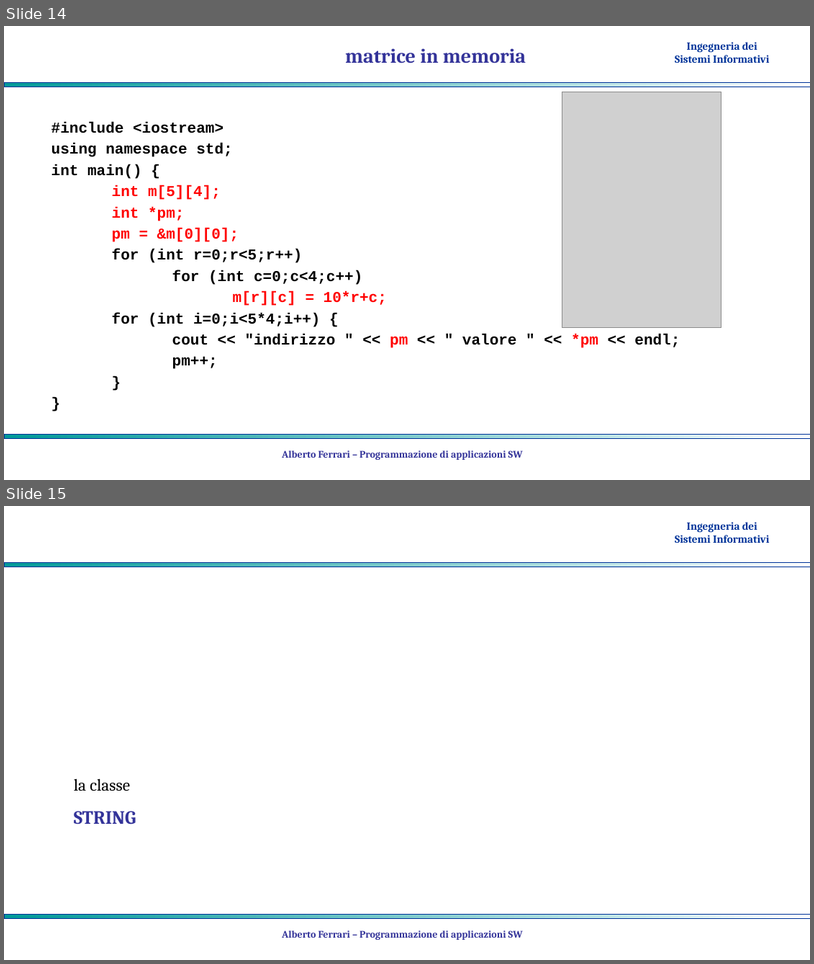
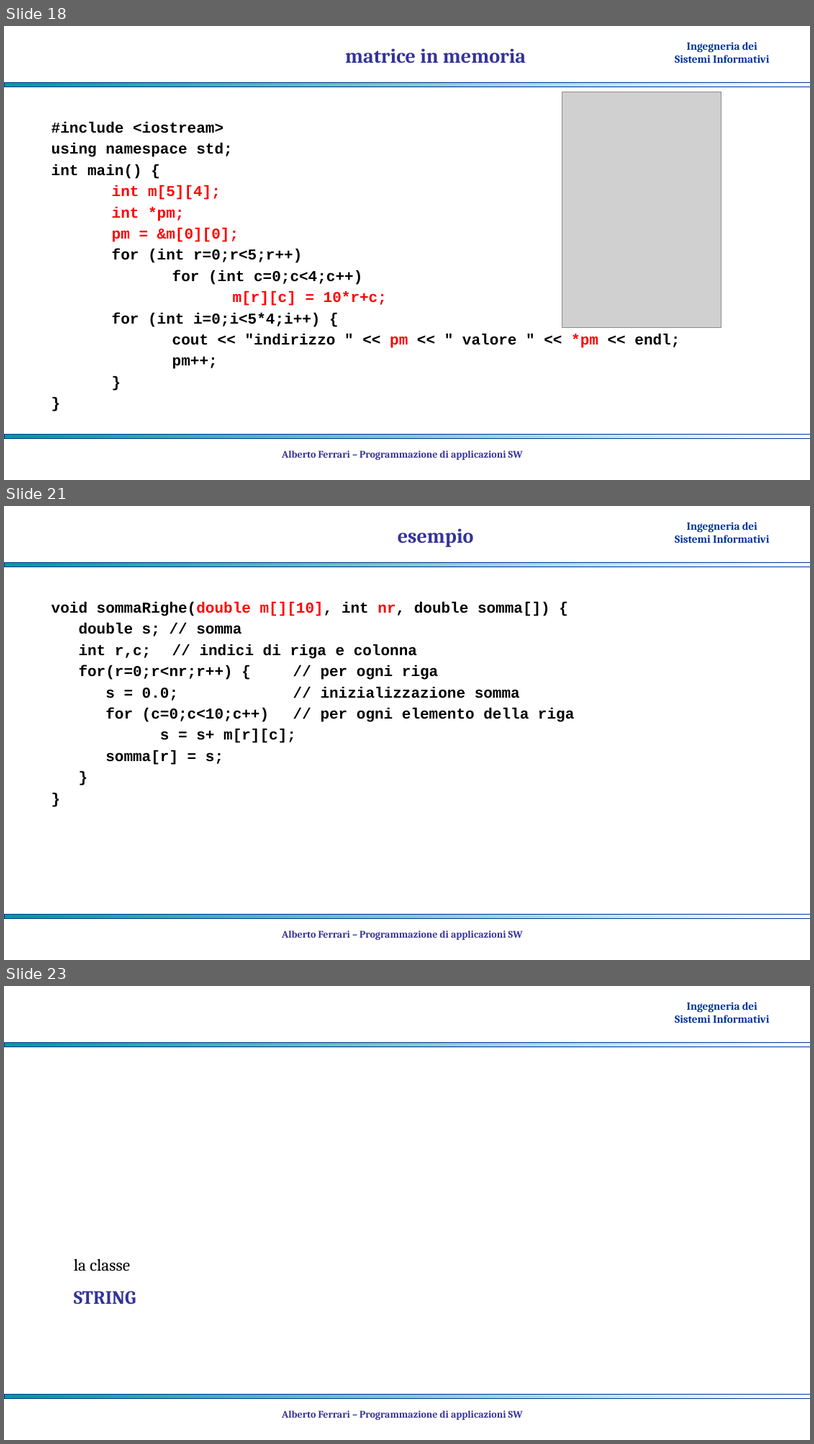
Before and after one commit to albertoferrari/pasw, a slide deck: lezioni/PASW03e - C++ dati strutturati.pptx. Shown one above the other, each under a label of ours: slides 14 and 15 before the commit, slides 18, 21 and 23 after it; the slides between them are not shown. The pictures are 814x964 and 814x1444 pixels, drawn with LibreOffice and Linux fonts; fonts in the diff are those of the drawing; grey boxes stand for pictures; background and template pictures are left out. Boxes give left, top, right and bottom in pixels: in the first picture for what was removed or moved away, otherwise in the second. Text is boxed around its words. In the diff, an @@ line names an element or a change of style, - is before the commit and + after.

```diff
--- a/lezioni/PASW03e - C++ dati strutturati.pptx
+++ b/lezioni/PASW03e - C++ dati strutturati.pptx
@@ slide 21 added at (x1=4, y1=506, x2=810, y2=960), background #FFFFFF; not listed: 3 template elements that a slide beside it also shows @@
@@ title added at (x1=398, y1=528, x2=474, y2=547), 24 pt, text #333399, bold @@
+esempio
@@ text added at (x1=52, y1=602, x2=574, y2=764), 18 pt, text #000000, bold @@
+void sommaRighe(double m[][10], int nr, double somma[]) {
+double s; // somma
+int r,c; // indici di riga e colonna
+for(r=0;r<nr;r++) { // per ogni riga
+s = 0.0; // inizializzazione somma
+for (c=0;c<10;c++) // per ogni elemento della riga
+s = s+ m[r][c];
+somma[r] = s;
+}
+}
@@ text added at (x1=282, y1=930, x2=523, y2=939), 12 pt, text #333399, bold @@
+Alberto Ferrari – Programmazione di applicazioni SW
@@ what was slide 14 is now slide 18 @@
@@ what was slide 15 is now slide 23 @@
```
Also in this commit, not shown: 7 slides changed, 7 other slides added, 3 other files.
